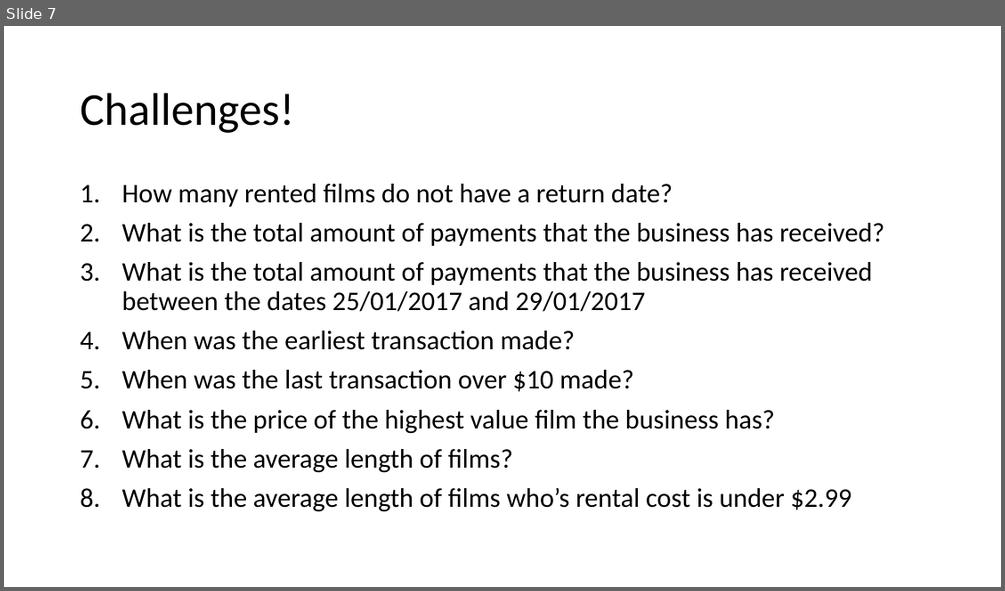
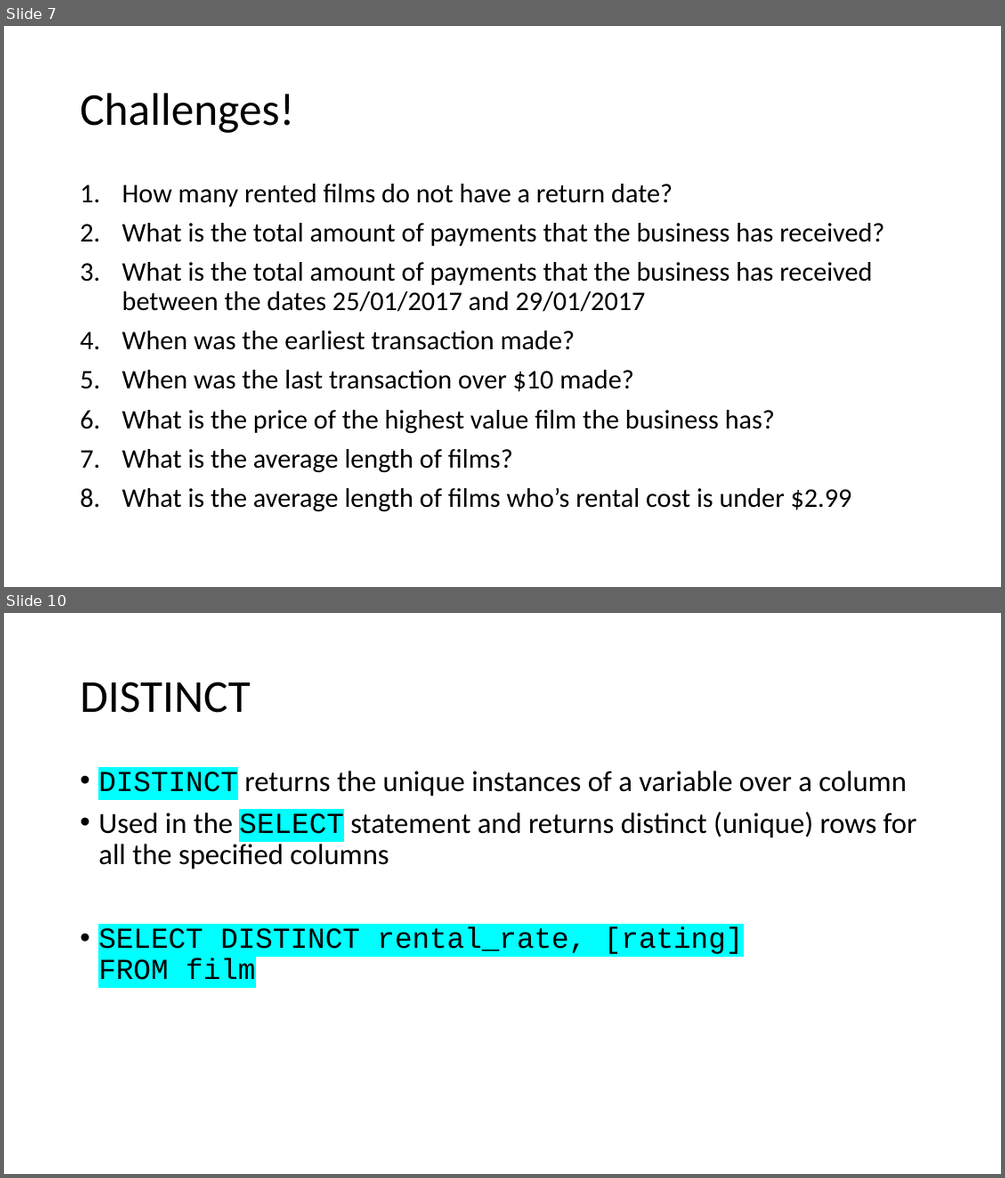
Before and after one commit to TataAndBigData/Practical-ML-DS, a slide deck: Chapter 2. Python for Data Scientists/Module 2. SQL/2. SQL Aggregations.pptx. Shown one above the other, each under a label of ours: slide 7 before the commit, slides 7 and 10 after it; the slides between them are not shown. The pictures are 1005x591 and 1005x1178 pixels, drawn with LibreOffice and Linux fonts; fonts in the diff are those of the drawing. Boxes give left, top, right and bottom in pixels: in the first picture for what was removed or moved away, otherwise in the second. Text is boxed around its words. In the diff, an @@ line names an element or a change of style, - is before the commit and + after.

```diff
--- a/Chapter 2. Python for Data Scientists/Module 2. SQL/2. SQL Aggregations.pptx
+++ b/Chapter 2. Python for Data Scientists/Module 2. SQL/2. SQL Aggregations.pptx
@@ slide 10 added at [4,613,1001,1174], background #FFFFFF @@
@@ title added at [80,682,250,713], 44 pt, text #000000 @@
+DISTINCT
@@ text added at [98,771,917,980], 28 pt, text #000000 @@
+• DISTINCT returns the unique instances of a variable over a column
+• Used in the SELECT statement and returns distinct (unique) rows for all the specified columns
+• SELECT DISTINCT rental_rate, [rating]
+  FROM film
```
Also in this commit, not shown: 1 slide changed, 9 other slides added, 1 slide removed.
